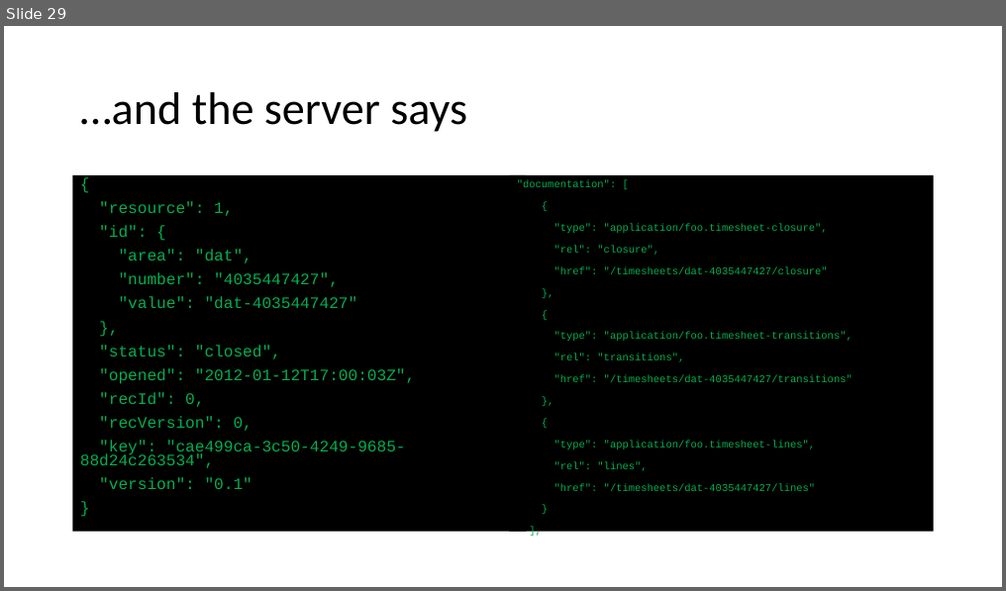
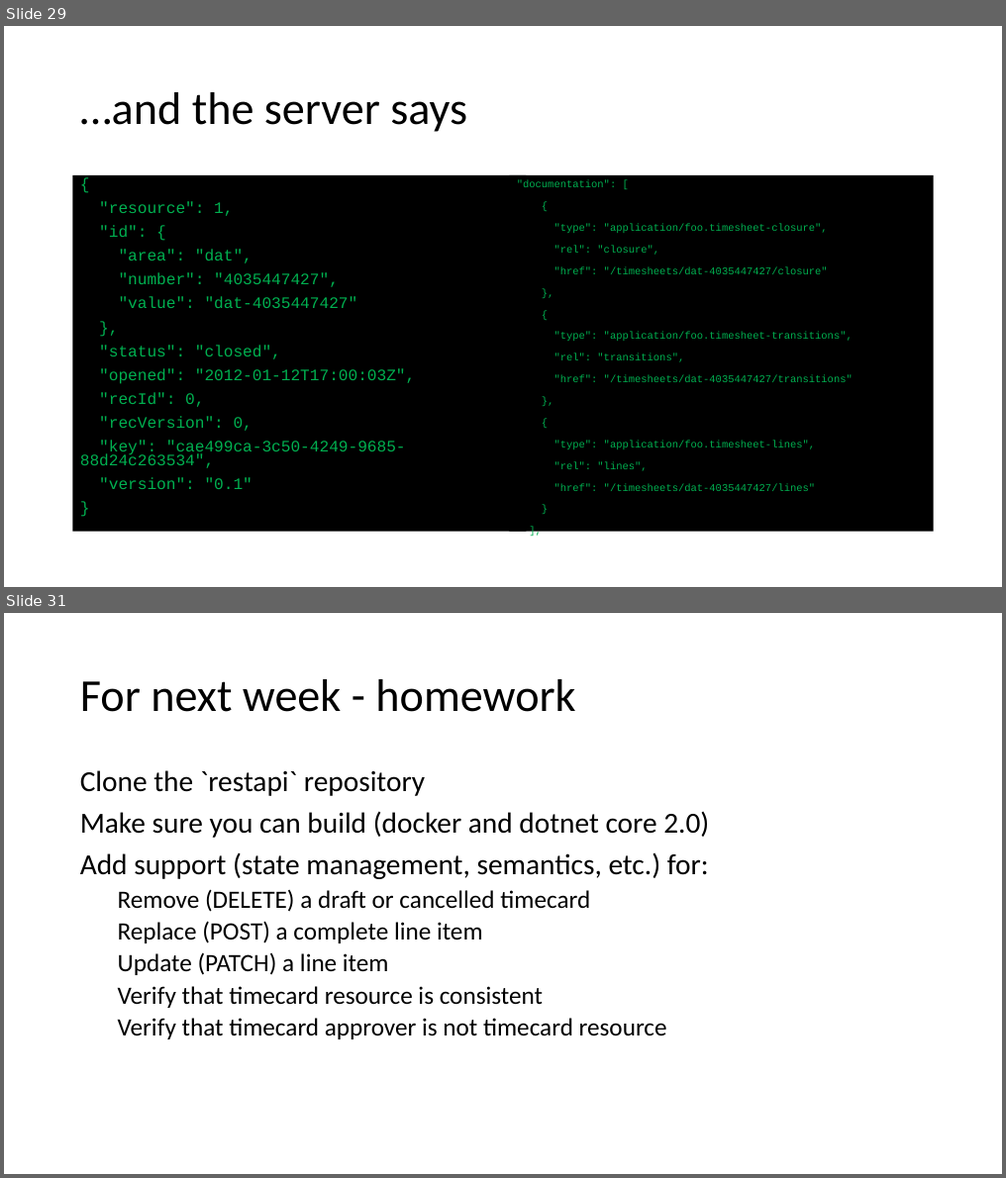
Before and after one commit to maherhosn/SU_SEGR_5240_18SQ, a slide deck: 01 - Introduction.pptx. Shown one above the other, each under a label of ours: slide 29 before the commit, slides 29 and 31 after it; the slides between them are not shown. The pictures are 1006x591 and 1006x1178 pixels, drawn with LibreOffice and Linux fonts; fonts in the diff are those of the drawing. Boxes give left, top, right and bottom in pixels: in the first picture for what was removed or moved away, otherwise in the second. Text is boxed around its words. In the diff, an @@ line names an element or a change of style, - is before the commit and + after.

```diff
--- a/01 - Introduction.pptx
+++ b/01 - Introduction.pptx
@@ slide 31 added at (4,613,1002,1174), background #FFFFFF @@
@@ title added at (80,679,575,712), 44 pt, text #000000 @@
+For next week - homework
@@ text added at (80,770,709,1040), 24 pt, text #000000 @@
+Clone the `restapi` repository
+Make sure you can build (docker and dotnet core 2.0)
+Add support (state management, semantics, etc.) for:
+  Remove (DELETE) a draft or cancelled timecard
+  Replace (POST) a complete line item
+  Update (PATCH) a line item
+  Verify that timecard resource is consistent
+  Verify that timecard approver is not timecard resource
```
Also in this commit, not shown: 2 slides changed, 2 other files.
